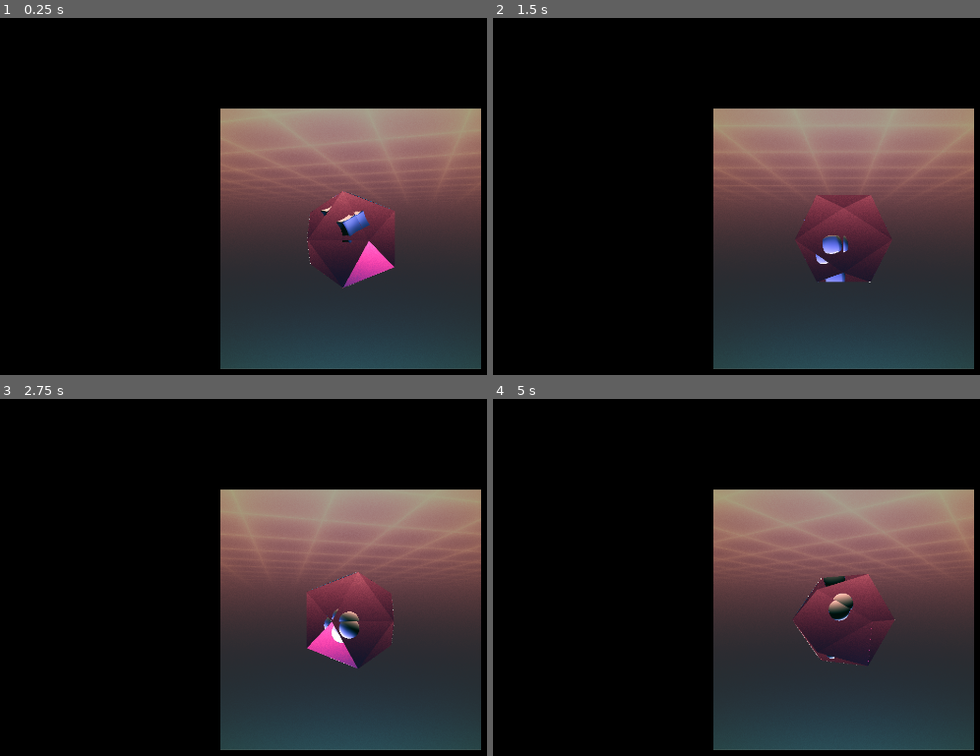
Above: before the commit, frames 1-4 (two rows, left to right).
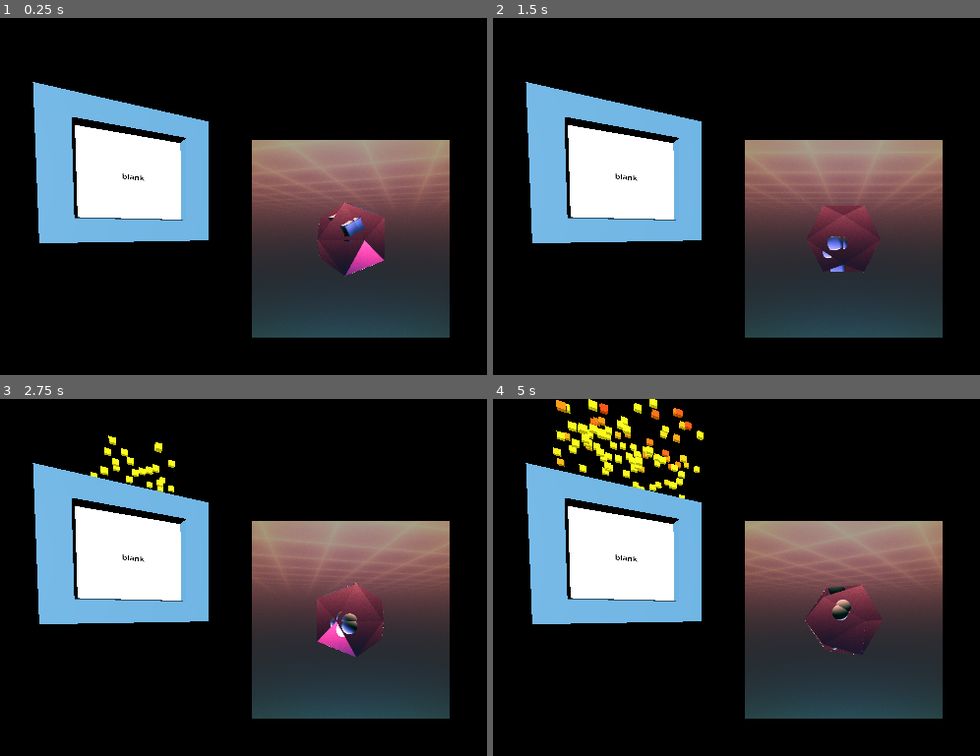
Above: after the commit, the same moments.

Repository: Kakcalu13/Mizo-godot-game
Game: Godot game, scene res://main.tscn
Same seed, same stepped clock (60 frames per second), same inputs: the game is played once before the commit and once after it. The project has no main scene, so this scene is started directly.
Inputs:
- Up to frame 1 (0.25 s): no input
- Up to frame 2 (1.5 s): no input
- Up to frame 3 (2.75 s): no input
- Up to frame 4 (5 s): no input

The runs differ from the first frame. In frame 1, 33% of the frame differs, in the area x 6-99%, y 17-99%; in frame 2, 32%; in frame 3, 34%; in frame 4, 35%, in the area x 6-99%, y 0-99%.

Commit message:
updated main

Diff:
--- a/source/numbers/main.tscn
+++ b/source/numbers/main.tscn
@@ -1,23 +1,17 @@
-[gd_scene load_steps=8 format=3 uid="uid://b40g1acxm6s62"]
+[gd_scene load_steps=7 format=3 uid="uid://b40g1acxm6s62"]
 
-[ext_resource type="Shader" path="res://assets/shaders/test.gdshader" id="1_1komv"]
 [ext_resource type="Shader" path="res://assets/shaders/red_diamond.gdshader" id="2_k40ad"]
+[ext_resource type="PackedScene" uid="uid://c4xowr8t8dl4t" path="res://one_module_text.tscn" id="2_wvgls"]
 
 [sub_resource type="Sky" id="Sky_y1yh4"]
 
 [sub_resource type="Environment" id="Environment_pwj41"]
 background_mode = 2
 sky = SubResource("Sky_y1yh4")
-
-[sub_resource type="ShaderMaterial" id="ShaderMaterial_gs4gn"]
-shader = ExtResource("1_1komv")
-shader_parameter/speed = 1.0
-shader_parameter/outline_thickness = 0.002
-shader_parameter/center_offset_x = 0.0
-shader_parameter/center_offset_y = 0.0
+ambient_light_energy = 10.01
 
 [sub_resource type="ViewportTexture" id="ViewportTexture_21vhr"]
-viewport_path = NodePath("Sprite3D/SubViewport")
+viewport_path = NodePath("background_shader/SubViewport")
 
 [sub_resource type="ShaderMaterial" id="ShaderMaterial_n6x5x"]
 shader = ExtResource("2_k40ad")
@@ -34,20 +28,23 @@
 [node name="Camera3D" type="Camera3D" parent="."]
 transform = Transform3D(1, 0, 0, 0, 1, 0, 0, 0, 1, 0, 0, 5.66586)
 
-[node name="CSGBox3D" type="CSGBox3D" parent="."]
-transform = Transform3D(0.999221, -0.0366422, 0.0146614, 0.0362653, 0.999025, 0.0251912, -0.0155702, -0.0246398, 0.999575, 0, 0, 0)
-visible = false
-material_override = SubResource("ShaderMaterial_gs4gn")
-flip_faces = true
-size = Vector3(7, 5, 0)
-
-[node name="Sprite3D" type="Sprite3D" parent="."]
+[node name="background_shader" type="Sprite3D" parent="."]
+transform = Transform3D(1, 0, 0, 0, 1, 0, 0, 0, 1, 0, 0, -1.75665)
 texture = SubResource("ViewportTexture_21vhr")
 
-[node name="SubViewport" type="SubViewport" parent="Sprite3D"]
+[node name="SubViewport" type="SubViewport" parent="background_shader"]
 
-[node name="ColorRect" type="ColorRect" parent="Sprite3D/SubViewport"]
+[node name="ColorRect" type="ColorRect" parent="background_shader/SubViewport"]
 material = SubResource("ShaderMaterial_n6x5x")
 custom_minimum_size = Vector2(1080, 1080)
 offset_right = 40.0
 offset_bottom = 40.0
+
+[node name="one_module" parent="." instance=ExtResource("2_wvgls")]
+transform = Transform3D(0.614158, 0.0356098, 0.511411, 0.0122909, 0.796815, -0.0702429, -0.512502, 0.0617825, 0.611167, -4.2653, 0, 0)
+
+[node name="DirectionalLight3D" type="DirectionalLight3D" parent="."]
+transform = Transform3D(1, 0, 0, 0, 1, 0, 0, 0, 1, 0, 10.0369, 0)
+
+[connection signal="mouse_entered" from="one_module" to="one_module" method="_on_mouse_entered"]
+[connection signal="mouse_exited" from="one_module" to="one_module" method="_on_mouse_exited"]
